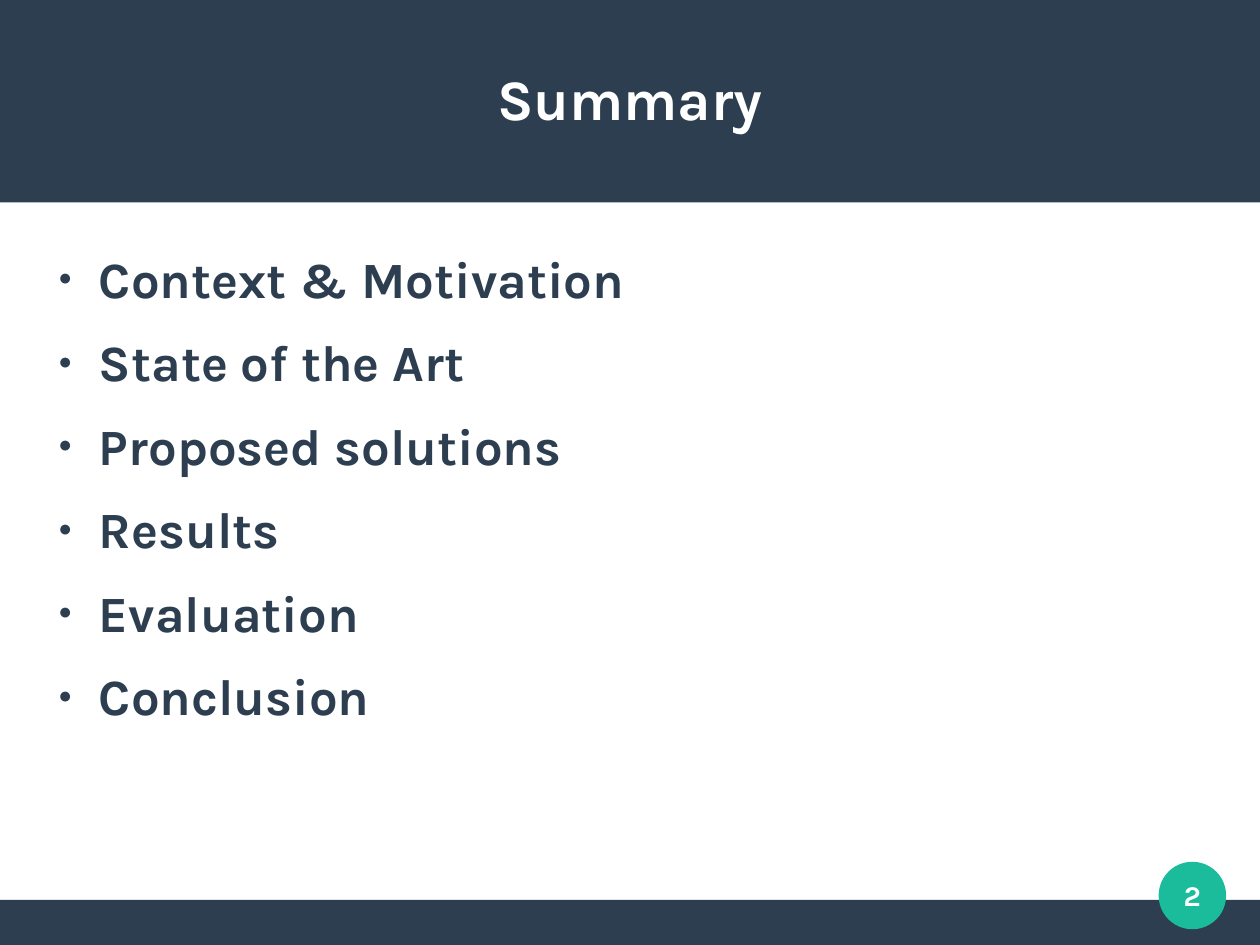
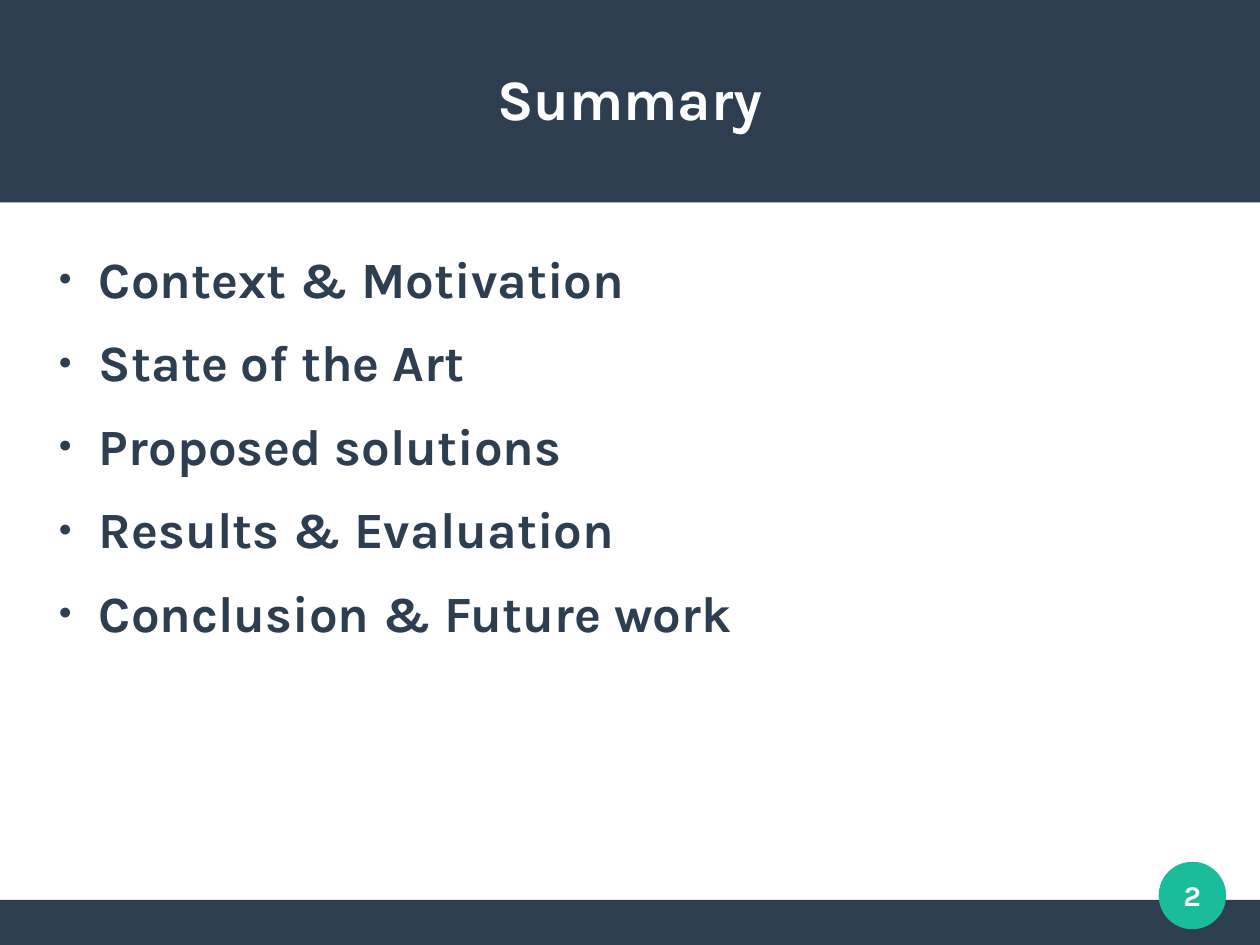
Before and after one commit to mbettinger/OT4-Lecture, a slide deck: slide 2 of Presentation - Cross-chain oracles with Decentralized computing.odp. Drawn at 1260x945 pixels with LibreOffice and Linux fonts; fonts in the diff are those of the drawing. Boxes give left, top, right and bottom in pixels: in the first picture for what was removed or moved away, otherwise in the second. Text is boxed around its words. In the diff, an @@ line names an element or a change of style, - is before the commit and + after.

```diff
--- a/Presentation - Cross-chain oracles with Decentralized computing.odp
+++ b/Presentation - Cross-chain oracles with Decentralized computing.odp
@@ text at box(99, 512, 731, 633): text changed @@
-● Results
-● Evaluation
-● Conclusion
+● Results & Evaluation
+● Conclusion & Future work
```
Also in this commit, not shown: 10 other slides changed, 10 slides added, 4 slides removed, 5 other files.
